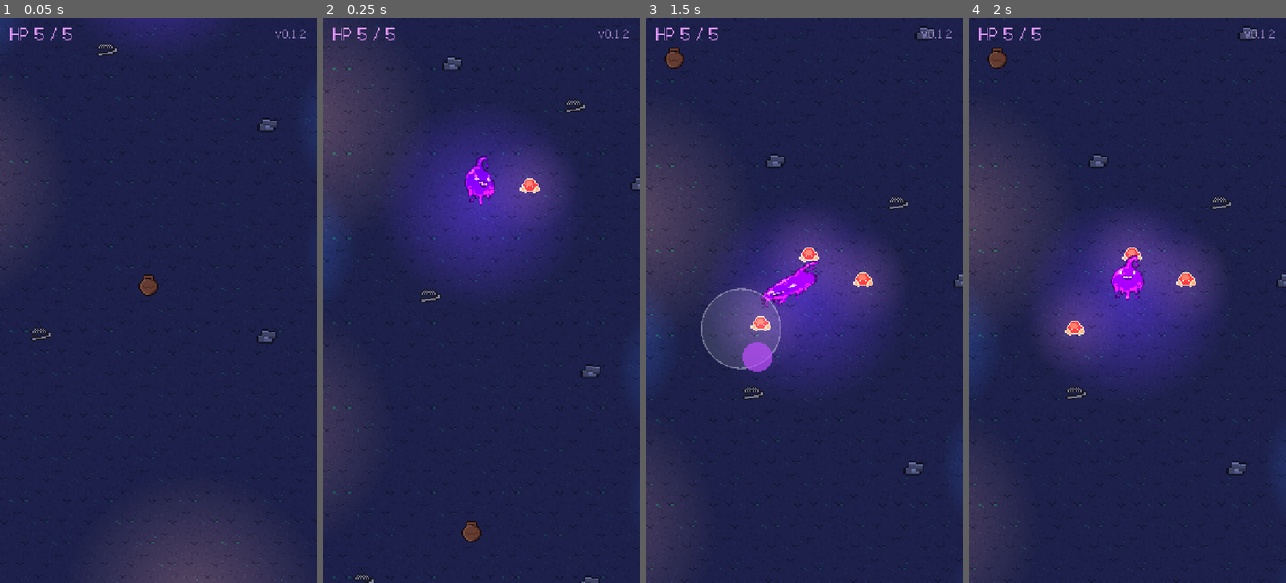
Above: before the commit, frames 1-4 (left to right).
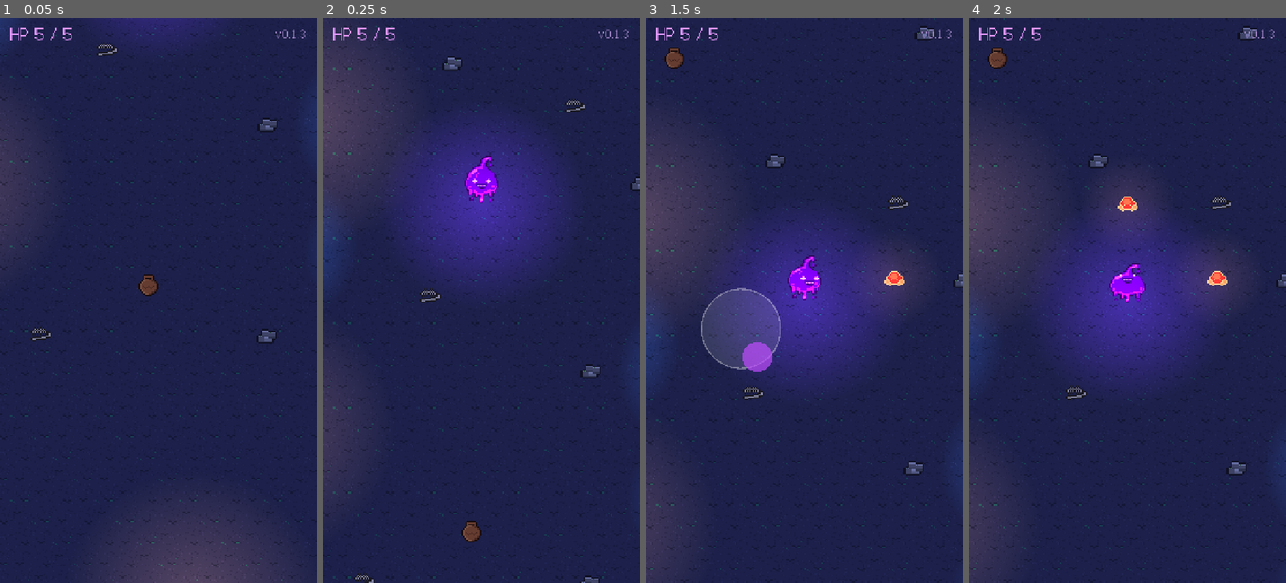
Above: after the commit, the same moments.

Repository: jaehyo-dev/code-red
Game: Godot game, scene res://tools/capture/capture.tscn
The game is run twice, just before and just after one commit, with the same random seed, the same clock (stepped at 60 frames per second) and the same inputs. This scene is started directly instead of the project's main scene.
Inputs (mouse positions are in pixels of both pictures, inside the frame that each line leads up to):
- Up to frame 1 (0.05 s): no input
- Up to frame 2 (0.25 s): no input
- Up to frame 3 (1.5 s): move the mouse to (874, 272) at 0.52 s; hold Right (ui_right) 0.53-1.25 s; click (874, 272) at 0.67 s; drag from (741, 328) to (788, 413) at 1.27 s
- Up to frame 4 (2 s): no input

The runs differ from the first frame. In frame 1, less than 0.1% of the frame differs, in the area x 94-97%, y 2-4%; in frame 2, 0.8%; in frame 3, 2.0%; in frame 4, 2.2%, in the area x 27-97%, y 2-58%.

Commit message:
v0.1.3: 사거리 190, 덮치기 안 A/B·히트스톱, 이동 기어가기 리듬
Co-Authored-By: Claude Sonnet 5.5 <noreply@anthropic.com>

Diff:
--- a/project.godot
+++ b/project.godot
@@ -12,7 +12,7 @@
 
 config/name="코드:레드"
 config/description="보라색 슬라임 돌연변이가 무엇이든 삼켜 무기로 쓰는 모바일 웨이브 서바이벌"
-config/version="0.1.2"
+config/version="0.1.3"
 run/main_scene="res://scenes/main.tscn"
 config/features=PackedStringArray("4.7", "GL Compatibility")
 boot_splash/bg_color=Color(0.08, 0.03, 0.12, 1)
--- a/scripts/balance.gd
+++ b/scripts/balance.gd
@@ -26,11 +26,11 @@
 ## 슬라임에게서 이 거리 이상 떨어진 곳에서 나타남
 const ENEMY_SPAWN_MIN_DIST := 520.0
 
-# --- 몸 공격 (덮치기): 준비(웅크림) → 타격(몸이 쭉 늘어남) → 복귀(눌렸다 튕김) → 쿨다운 ---
-## 가장 가까운 적이 이 거리(슬라임 중심 기준) 안에 들어오면 공격을 시작한다
-const MELEE_RANGE := 130.0
+# --- 몸 공격 (덮치기): 준비(웅크림) → 타격(몸이 늘어나며 튀어나감) → 복귀(눌렸다 튕김) → 쿨다운 ---
+## 가장 가까운 적이 이 거리(슬라임 몸 중심 기준) 안에 들어오면 공격을 시작한다
+const MELEE_RANGE := 190.0
 ## 몸이 닿는 거리. 적의 반지름만큼 더해서 판정한다
-const MELEE_REACH := 130.0
+const MELEE_REACH := 190.0
 ## 타격 부채꼴 절반 각도(도). 덮치는 방향 앞쪽만 맞는다
 const MELEE_HALF_ARC_DEG := 30.0
 const MELEE_DAMAGE := 2
@@ -44,39 +44,56 @@
 const ATTACK_HIT_AT := 0.8
 ## 맞은 적이 하얗게 번쩍이는 시간
 const HIT_FLASH := 0.1
+## 타격 순간 슬라임과 맞은 적이 멈추는 시간 (히트스톱)
+const HITSTOP := 0.05
+## 공격 중(준비~복귀) 이동 속도 배율. 0이면 멈춤. 느려지게 둬서 덮칠 방향은 지키되 조작이 끊기지 않게 한다
+const ATTACK_MOVE_MULT := 0.35
 
 # --- 덮치기 모양 (도트 단위: 슬라임 스프라이트는 26x35도트) ---
+## 덮치기 모양 안: 0 = 안 A(늘어남 위주), 1 = 안 B(짧은 돌진). 이 값 하나로 바꾼다
+const STYLE_STRETCH := 0
+const STYLE_HOP := 1
+const ATTACK_STYLE := STYLE_HOP
 ## 슬라임 몸의 반 크기 (도트, 몸 중심은 위에서 18번째 줄)
 const SLIME_HALF := Vector2(13.0, 18.0)
-## 덮칠 때 뒤쪽 끝을 고정하고 앞쪽 끝이 닿는 거리 (슬라임 중심에서, 도트)
-const LUNGE_TIP_DOTS := 40.0
-const LUNGE_MAX_STRETCH := 2.6
+## 슬라임 발(노드 위치)에서 몸 중심까지의 높이 (픽셀). 사거리·조준은 몸 중심 기준이다
+const BODY_CENTER_Y := 51.0
+## 덮칠 때 몸의 앞쪽 끝이 닿는 거리 (몸 중심에서, 도트): 사거리 끝의 적 가장자리에 살짝 겹침
+const LUNGE_TIP_DOTS := (MELEE_RANGE - ENEMY_RADIUS) / 3.0 + 1.0
 ## 늘어난 만큼 옆이 가늘어지는 정도 (1 = 넓이 보존, 0 = 안 가늘어짐)
 const LUNGE_VOLUME := 0.7
-## 웅크릴 때 덮칠 방향 길이 (1보다 작을수록 납작)
-const CROUCH_LENGTH := 0.78
+## 안 A: 최대 늘어남 배율 / 웅크릴 때 길이 / 웅크릴 때 뒤로 물러나는 도트. 모자란 거리는 몸이 앞으로 밀려 채움
+const A_MAX_STRETCH := 1.9
+const A_CROUCH := 0.78
+const A_PULLBACK := 6.0
+## 안 B: 앞으로 튀어나가는 도트(23도트 = 약 70픽셀) / 웅크릴 때 길이 / 뒤로 물러나는 도트. 늘어남은 남는 거리만큼만
+const B_HOP_DOTS := 23.0
+const B_CROUCH := 0.88
+const B_PULLBACK := 2.0
 
 # --- 슬라임 모션 (늘어남·찌그러짐 비율. 0.2 = 20%) ---
 const BREATH_SPEED := 2.6
 const BREATH_AMOUNT := 0.04
-## 이동 방향으로 늘어나는 정도 / 수직으로 줄어드는 정도
-const MOVE_STRETCH := 0.18
-const MOVE_SQUASH := 0.10
 ## 이동 속도를 따라가는 부드러움 (클수록 빨리 따라감)
+const MOVE_FOLLOW := 10.0
 ## 가속·감속(관성)이 변형에 미치는 정도
-const MOVE_INERTIA := 0.015
-const MOVE_FOLLOW := 10.0
-## 이동 방향으로 몸이 기우는 정도 (위쪽이 옆으로 밀리는 비율)
-const MOVE_LEAN := 0.10
+const MOVE_INERTIA := 0.008
+## 이동 방향으로 몸이 기우는 정도 (위쪽이 옆으로 밀리는 비율, 속도에 비례)
+const MOVE_LEAN := 0.08
 ## 머리 위 곡선이 이동 반대쪽으로 끌려오는 정도와 그 스프링
 const CREST_DRAG := 0.35
 const CREST_STIFFNESS := 140.0
-const CREST_DAMPING := 7.0
+const CREST_DAMPING := 18.0
+## 이동 리듬(기어가기): 최대 속도에서 한 주기 시간(초). 속도가 느리면 주기가 길어진다
+const GAIT_PERIOD := 0.35
+## 최대 속도에서 이동 방향 길이가 변하는 비율(±), 몸 중심이 앞뒤로 움직이는 도트. 둘 다 속도의 제곱에 비례해 작은 입력엔 거의 안 움직인다
+const GAIT_STRETCH := 0.20
+const GAIT_SHIFT := 3.0
 ## 늘어남·찌그러짐 스프링: 강성, 감쇠 (감쇠가 작을수록 많이 출렁임)
 const SPRING_STIFFNESS := 220.0
-const SPRING_DAMPING := 14.0
+const SPRING_DAMPING := 22.0
 ## 맞았을 때 스프링에 주는 충격 (옆으로 퍼지고 납작해짐)
-const HIT_KICK := Vector2(9.0, -9.0)
+const HIT_KICK := Vector2(11.0, -11.0)
 const PLAYER_FLASH := 0.12
 
 # --- 얼굴 (눈·입 레이어가 바라보는 쪽으로 쏠림) ---
--- a/scripts/game/enemy.gd
+++ b/scripts/game/enemy.gd
@@ -9,6 +9,7 @@
 var hp := Balance.ENEMY_HP
 var _sprite: Sprite2D
 var _flash := 0.0
+var _stop := 0.0  # 히트스톱 남은 시간
 
 
 func _ready() -> void:
@@ -20,6 +21,9 @@
 
 
 func _process(delta: float) -> void:
+	if _stop > 0.0:  # 맞은 순간 잠깐 멈춤 (번쩍임도 같이 멈춰 보임)
+		_stop -= delta
+		return
 	_flash = maxf(0.0, _flash - delta)
 	_sprite.modulate = Color(2.5, 2.5, 2.5) if _flash > 0.0 else Color.WHITE
 	if target == null or target.dead:
@@ -34,6 +38,7 @@
 func take_damage(amount: int, from_dir := Vector2.ZERO) -> void:
 	hp -= amount
 	_flash = Balance.HIT_FLASH
+	_stop = Balance.HITSTOP
 	position += from_dir * Balance.MELEE_KNOCKBACK
 	if hp <= 0:
 		died.emit()
--- a/scripts/game/player.gd
+++ b/scripts/game/player.gd
@@ -18,7 +18,9 @@
 var _motion := SlimeMotion.new()
 var _face := SlimeFace.new()
 var _has_target := false
-var _peak := 1.0  # 이번 덮치기의 최대 늘어남 배율
+var _peak := Vector2(1.0, 0.0)  # 이번 덮치기의 최대 (늘어남 배율, 밀림 도트)
+var _stop := 0.0  # 히트스톱 남은 시간
+var _eff_move := Vector2.ZERO  # 공격 중 느려진 이동 입력
 # 슬라임은 SubViewport에 도트 크기로 그린 뒤 3배로 키워 보여 준다:
 # 늘이고 기울여도 도트가 항상 3x3 픽셀 격자로 보이게 하기 위해서다.
 var _view: SubViewport
@@ -54,7 +56,7 @@
 	_eyes = _layer("slime_eyes", top_left)
 	_face_node.add_child(_eyes)
 	_face_node.add_child(_layer("slime_mouth", top_left))
-	_rig.add_child(_face_node)
+	_view.add_child(_face_node)  # 몸과 따로 둬서 몸이 늘어나도 얼굴은 안 찌그러지고 몸 중간에 보인다
 	_image = Sprite2D.new()
 	_image.texture = _view.get_texture()
 	_image.scale = Vector2(SCALE, SCALE)
@@ -76,6 +78,9 @@
 func _process(delta: float) -> void:
 	if dead:
 		return
+	if _stop > 0.0:  # 히트스톱: 타격 순간 잠깐 멈춤
+		_stop -= delta
+		return
 	_invuln = maxf(0.0, _invuln - delta)
 	_flash = maxf(0.0, _flash - delta)
 	# 피격: 번쩍임, 이후 무적 시간 동안 반투명 깜빡임
@@ -83,18 +88,25 @@
 		_image.modulate = Color(2.5, 2.5, 2.5)
 	else:
 		_image.modulate = Color(1, 1, 1, 0.5 if _invuln > 0.0 and int(_invuln * 14.0) % 2 == 1 else 1.0)
-	position = arena.clamp_inside(position + move_input * Balance.PLAYER_SPEED * delta, Balance.PLAYER_RADIUS)
+	# 공격 중에는 느리게 움직여서 덮칠 방향이 흐트러지지 않게 한다
+	_eff_move = move_input * (1.0 if _attack.phase == AttackCycle.Phase.IDLE else Balance.ATTACK_MOVE_MULT)
+	position = arena.clamp_inside(position + _eff_move * Balance.PLAYER_SPEED * delta, Balance.PLAYER_RADIUS)
 	_update_attack(delta)
 	_pose_body(delta)
 
 
+## 몸 중심 (사거리·조준·타격 기준)
+func _center() -> Vector2:
+	return position + Vector2(0, -Balance.BODY_CENTER_Y)
+
+
 func _update_attack(delta: float) -> void:
 	var points: Array = get_tree().get_nodes_in_group("enemies").map(func(e: Node2D): return e.position)
-	var target: Variant = Targeting.nearest(position, points, Balance.MELEE_RANGE)
+	var target: Variant = Targeting.nearest(_center(), points, Balance.MELEE_RANGE)
 	_has_target = target != null
 	# 준비 중에는 가장 가까운 적을 따라 조준하고, 타격이 시작되면 방향을 고정한다
 	if target != null and _attack.phase in [AttackCycle.Phase.IDLE, AttackCycle.Phase.WINDUP]:
-		_aim = (target - position).angle()
+		_aim = (target - _center()).angle()
 		_peak = LungePose.peak_for(Vector2.from_angle(_aim))
 	if _attack.update(delta, target != null):
 		_strike()
@@ -104,20 +116,23 @@
 func _strike() -> void:
 	var dir := Vector2.from_angle(_aim)
 	for e: Enemy in get_tree().get_nodes_in_group("enemies"):
-		if Targeting.in_cone(position, dir, e.position, Balance.MELEE_REACH + Balance.ENEMY_RADIUS, deg_to_rad(Balance.MELEE_HALF_ARC_DEG)):
+		if Targeting.in_cone(_center(), dir, e.position, Balance.MELEE_REACH + Balance.ENEMY_RADIUS, deg_to_rad(Balance.MELEE_HALF_ARC_DEG)):
 			e.take_damage(Balance.MELEE_DAMAGE, dir)
+			_stop = Balance.HITSTOP
 
 
-## 몸 모양: 이동 늘어남·기울기 → 덮치기 늘어남(방향) 순으로 겹쳐 적용하고, 얼굴·머리 곡선을 옮긴다
+## 몸 모양: 이동 늘어남·기울기 → 이동 리듬 → 덮치기(늘어남+밀림) 순으로 겹쳐 적용하고, 얼굴·머리 곡선을 옮긴다
 func _pose_body(delta: float) -> void:
-	var sc := _motion.update(delta, move_input)
+	var sc := _motion.update(delta, _eff_move)
 	var feet := Vector2(0, Balance.SLIME_HALF.y - 1.0)  # 발 기준으로 늘어나고 줄어든다
 	var t := Transform2D(Vector2(sc.x, 0), Vector2(-_motion.lean() * sc.y, sc.y), Vector2.ZERO)
 	t.origin = feet - t.basis_xform(feet)
+	var body := _motion.gait_transform() * t
 	if _attack.phase != AttackCycle.Phase.IDLE:
-		var k := LungePose.length(_attack.phase, _attack.progress(), _peak)
-		t = LungePose.transform(Vector2.from_angle(_aim), k) * t
-	_rig.transform = Transform2D(0.0, Vector2(VIEW_DOTS, VIEW_DOTS) / 2.0) * t
+		var p := LungePose.pose(_attack.phase, _attack.progress(), _peak)
+		body = LungePose.transform(Vector2.from_angle(_aim), p.x, p.y) * body
+	var center := Transform2D(0.0, Vector2(VIEW_DOTS, VIEW_DOTS) / 2.0)
+	_rig.transform = center * body
 	_crest.transform = Transform2D(Vector2.RIGHT, Vector2(-_motion.crest_shear(), 1.0), _crest.position)
 	# 얼굴: 공격 중이면 대상 쪽, 아니면 이동 방향을 본다 (공격은 얼굴이 먼저 돌아간 뒤 덮친다)
 	var look := Vector2.ZERO
@@ -126,7 +141,9 @@
 	elif move_input.length() > 0.15:
 		look = move_input.normalized()
 	_face.update(delta, look)
-	_face_node.position = Vector2(_face.offset())
+	# 얼굴은 늘어난 몸의 중간으로 옮기되 모양은 이동 모션만 받는다 (도트 격자에 맞춰 반올림)
+	var mid := (body * Vector2.ZERO).round()
+	_face_node.transform = center * Transform2D(t.x, t.y, mid + Vector2(_face.offset()))
 	_eyes.texture = EYES_SMALL if _face.small_eyes() else EYES
 
 
--- a/scripts/logic/lunge_pose.gd
+++ b/scripts/logic/lunge_pose.gd
@@ -1,7 +1,12 @@
 class_name LungePose
 extends RefCounted
-## 덮치기 모양 계산 (화면과 분리). 몸을 덮칠 방향으로 늘이되 뒤쪽 끝은 고정하고, 늘어난 만큼 옆은 가늘어진다.
-## 좌표는 슬라임 몸 중심 기준 도트 단위.
+## 덮치기 모양 계산 (화면과 분리). 좌표는 슬라임 몸 중심 기준 도트 단위.
+## 모양은 (길이 배율 k, 앞으로 밀리는 도트 shift) 두 값으로 정한다. 뒤쪽 끝에서 k배 늘이고 몸을 shift만큼 민다.
+## 안 A(STYLE_STRETCH): 늘어남 위주, 몸이 뒤로 물러났다 늘어나며 나가고 모자란 거리만 밀림.
+## 안 B(STYLE_HOP): 짧은 돌진, 몸이 B_HOP_DOTS만큼 튀어나가고 늘어남은 적당히.
+
+## 쓰는 안. 기본은 Balance.ATTACK_STYLE (캡처 장면이 바꿔 가며 쓴다)
+static var style := Balance.ATTACK_STYLE
 
 
 ## dir 방향으로 몸 중심에서 몸 가장자리까지의 거리 (타원 근사)
@@ -10,22 +15,33 @@
 	return 1.0 / sqrt(pow(dir.x / h.x, 2) + pow(dir.y / h.y, 2))
 
 
-## 앞쪽 끝이 LUNGE_TIP_DOTS에 닿도록 하는 최대 늘어남 배율 (뒤쪽 끝 고정이라 tip = r * (2k - 1))
-static func peak_for(dir: Vector2) -> float:
-	return clampf((Balance.LUNGE_TIP_DOTS / body_radius(dir) + 1.0) * 0.5, 1.2, Balance.LUNGE_MAX_STRETCH)
+## 이번 덮치기의 최대치 Vector2(k, shift). 앞쪽 끝이 LUNGE_TIP_DOTS에 닿도록 (tip = shift + r * (2k - 1)).
+static func peak_for(dir: Vector2) -> Vector2:
+	var r := body_radius(dir)
+	var tip := Balance.LUNGE_TIP_DOTS
+	var shift := Balance.B_HOP_DOTS if style == Balance.STYLE_HOP else maxf(0.0, tip - r * (2.0 * Balance.A_MAX_STRETCH - 1.0))
+	return Vector2(clampf(((tip - shift) / r + 1.0) * 0.5, 1.2, 2.4), shift)
 
 
-## 단계와 진행도(0~1)에 따른 덮칠 방향 길이 배율.
-## 준비: 1 → 웅크림 / 타격: 웅크림 → peak (빠르게 쭉) / 복귀: peak → 눌림(1 미만) → 탄성으로 1
-static func length(phase: int, progress: float, peak: float) -> float:
+## 단계와 진행도(0~1)에 따른 Vector2(길이 배율, 밀림 도트). peak는 peak_for() 값.
+## 준비: 웅크리며 뒤로 물러남 / 타격: 쭉 나감 / 복귀: 닿은 뒤 눌렸다 탄성으로 제자리
+static func pose(phase: int, progress: float, peak: Vector2) -> Vector2:
+	var hop := style == Balance.STYLE_HOP
+	var crouch := Balance.B_CROUCH if hop else Balance.A_CROUCH
+	var pull := -(Balance.B_PULLBACK if hop else Balance.A_PULLBACK)
 	match phase:
 		AttackCycle.Phase.WINDUP:
-			return lerpf(1.0, Balance.CROUCH_LENGTH, ease(progress, 0.4))
+			var e := ease(progress, 0.4)
+			return Vector2(lerpf(1.0, crouch, e), pull * e)
 		AttackCycle.Phase.STRIKE:
-			return lerpf(Balance.CROUCH_LENGTH, peak, ease(progress, 0.35))
+			# 안 B는 몸이 먼저 튀어나가고, 안 A는 먼저 늘어난 뒤 몸이 따라 밀림
+			var ek := ease(progress, 0.5 if hop else 0.35)
+			var es := ease(progress, 0.3 if hop else 2.0)
+			return Vector2(lerpf(crouch, peak.x, ek), lerpf(pull, peak.y, es))
 		AttackCycle.Phase.RECOVER:
-			return 1.0 + (peak - 1.0) * cos(progress * TAU) * pow(1.0 - progress, 3.0)
-	return 1.0
+			var k := 1.0 + (peak.x - 1.0) * cos(progress * TAU) * pow(1.0 - progress, 3.0)
+			return Vector2(k, peak.y * pow(1.0 - progress, 2.0))
+	return Vector2(1.0, 0.0)
 
 
 ## 늘어난 길이 k에 맞는 옆 방향 배율 (부피가 보존되는 느낌)
@@ -33,12 +49,12 @@
 	return pow(k, -Balance.LUNGE_VOLUME)
 
 
-## dir 방향으로 k배 늘이는 변환. 몸 뒤쪽 가장자리를 고정점으로 한다.
-static func transform(dir: Vector2, k: float) -> Transform2D:
+## dir 방향으로 k배 늘이고 shift만큼 미는 변환. 늘어날 때 몸 뒤쪽 가장자리를 고정점으로 한다.
+static func transform(dir: Vector2, k: float, shift := 0.0) -> Transform2D:
 	var n := Vector2(-dir.y, dir.x)
 	var w := width(k)
 	var pivot := -dir * body_radius(dir)
 	var x_axis := dir * (k * dir.x) + n * (w * n.x)
 	var y_axis := dir * (k * dir.y) + n * (w * n.y)
-	var origin := pivot - (x_axis * pivot.x + y_axis * pivot.y)
+	var origin := pivot - (x_axis * pivot.x + y_axis * pivot.y) + dir * shift
 	return Transform2D(x_axis, y_axis, origin)
--- a/scripts/logic/slime_motion.gd
+++ b/scripts/logic/slime_motion.gd
@@ -1,7 +1,7 @@
 class_name SlimeMotion
 extends RefCounted
 ## 슬라임 몸의 늘어남·찌그러짐 계산 (화면과 분리). update()가 스프라이트에 곱할 scale을 돌려준다.
-## 숨쉬기 + 이동 늘어남(스프링이라 멈출 때 찌그러졌다 복귀) + 이동 기울기 + 머리 곡선 끌림 + 피격 충격.
+## 숨쉬기 + 이동 리듬(gait_transform: 앞이 먼저 나가고 뒤가 따라붙는 기어가기) + 가감속 스프링 + 기울기 + 머리 곡선 끌림 + 피격 충격.
 ## 공격(덮치기) 모양은 LungePose가 맡는다.
 
 var _time := 0.0
@@ -10,6 +10,7 @@
 var _off_v := Vector2.ZERO
 var _crest := 0.0  # 머리 곡선 기울기 (위쪽이 옆으로 밀리는 비율)
 var _crest_v := 0.0
+var _gait := 0.0  # 이동 리듬 위상 (0~1 주기)
 
 
 ## move: 이동 입력(길이 0~1)
@@ -19,18 +20,13 @@
 	var old_vel := _vel
 	_vel = _vel.lerp(move, 1.0 - exp(-Balance.MOVE_FOLLOW * delta))
 	var accel := (_vel - old_vel) / delta
-	# 방향이 갑자기 바뀌어도 _vel이 0을 지나며 이어지므로 늘어남이 자연스럽게 바뀐다
-	var ax := absf(_vel.x)
-	var ay := absf(_vel.y)
-	var target := Vector2(
-		Balance.MOVE_STRETCH * ax - Balance.MOVE_SQUASH * ay,
-		Balance.MOVE_STRETCH * ay - Balance.MOVE_SQUASH * ax)
-	# 관성: 멈추거나 꺾을 때 진행 방향이 눌리고 옆으로 퍼진다 (스프링이 출렁이며 복귀)
-	target += Balance.MOVE_INERTIA * (accel - Vector2(absf(accel.y), absf(accel.x)) * 0.6)
+	_gait = fposmod(_gait + _vel.length() / Balance.GAIT_PERIOD * delta, 1.0)  # 느리면 주기가 길어짐
+	# 관성: 멈추거나 꺾을 때 진행 방향이 눌리고 옆으로 퍼진다 (스프링이 복귀)
+	var target := Balance.MOVE_INERTIA * (accel - Vector2(absf(accel.y), absf(accel.x)) * 0.6)
 	_off_v += ((target - _off) * Balance.SPRING_STIFFNESS - _off_v * Balance.SPRING_DAMPING) * delta
 	_off += _off_v * delta
 	# 머리 곡선: 이동 반대쪽으로 끌려오고, 가속할 때 더 뒤처졌다가 출렁이며 돌아온다
-	_crest_v += ((-_vel.x * Balance.CREST_DRAG - _crest) * Balance.CREST_STIFFNESS - _crest_v * Balance.CREST_DAMPING - accel.x * 0.04) * delta
+	_crest_v += ((-_vel.x * _vel.length() * Balance.CREST_DRAG - _crest) * Balance.CREST_STIFFNESS - _crest_v * Balance.CREST_DAMPING - accel.x * 0.04) * delta
 	_crest += _crest_v * delta
 	var breath := sin(_time * Balance.BREATH_SPEED) * Balance.BREATH_AMOUNT
 	var total := _off + Vector2(-breath * 0.5, breath)
@@ -42,9 +38,22 @@
 	_off_v += Balance.HIT_KICK
 
 
-## 이동 방향으로 몸이 기우는 정도 (위쪽이 옆으로 밀리는 비율)
+## 이동 리듬 변형 (몸 중심 기준, 도트). 이동 방향 길이가 늘었다 줄고 몸 중심이 앞뒤로 흔들려서,
+## 앞쪽 끝이 먼저 나가고 뒤쪽 끝이 따라붙는다. 크기는 속도의 제곱에 비례해 조이스틱을 살짝 밀면 거의 안 변한다.
+func gait_transform() -> Transform2D:
+	var s := _vel.length()
+	if s < 0.02:
+		return Transform2D.IDENTITY
+	var d := _vel / s
+	var n := Vector2(-d.y, d.x)
+	var k := 1.0 + Balance.GAIT_STRETCH * s * s * cos(TAU * _gait)
+	var w := 1.0 / k
+	return Transform2D(d * (k * d.x) + n * (w * n.x), d * (k * d.y) + n * (w * n.y), d * (Balance.GAIT_SHIFT * s * s * sin(TAU * _gait)))
+
+
+## 이동 방향으로 몸이 기우는 정도 (위쪽이 옆으로 밀리는 비율). 속도에 비례.
 func lean() -> float:
-	return _vel.x * Balance.MOVE_LEAN
+	return _vel.x * _vel.length() * Balance.MOVE_LEAN
 
 
 ## 머리 위 곡선의 기울기 (위쪽이 옆으로 밀리는 비율). 이동 반대쪽으로 끌린다.
--- a/tests/test_motion.gd
+++ b/tests/test_motion.gd
@@ -57,20 +57,71 @@
 	assert_true(hi < 1.1 and lo > 0.9, "너무 크게 흔들리지 않음")
 
 
-func test_이동하면_가로로_늘어나고_멈추면_찌그러졌다_복귀() -> void:
-	var m := SlimeMotion.new()
-	var widest := 0.0
-	for i in 60:
-		widest = maxf(widest, m.update(DT, Vector2.RIGHT).x)
-	assert_true(widest > 1.12, "진행 방향(가로)으로 늘어남 %f" % widest)
-	var narrowest := 9.0
-	for i in 40:  # 멈춘 뒤: 스프링이 반대로 출렁인다 (가로가 1보다 줄어듦)
-		narrowest = minf(narrowest, m.update(DT, Vector2.ZERO).x)
-	assert_true(narrowest < 0.99, "멈출 때 찌그러짐 %f" % narrowest)
-	var s := Vector2.ZERO
-	for i in 300:
-		s = m.update(DT, Vector2.ZERO)
-	assert_true(absf(s.x - 1.0) < 0.05, "다시 원래 크기로 복귀 %f" % s.x)
+## 오른쪽 이동의 리듬 변형을 프레임별로 모은다: [길이 배율, 앞쪽 끝 x, 뒤쪽 끝 x]
+func _gait_run(m: SlimeMotion, input: Vector2, frames: int) -> Array:
+	var out: Array = []
+	for i in frames:
+		m.update(DT, input)
+		var t := m.gait_transform()
+		out.append([t.x.x, (t * Vector2(13, 0)).x, (t * Vector2(-13, 0)).x])
+	return out
+
+
+func _crossings(rows: Array, from: int) -> int:
+	var n := 0
+	for i in range(from + 1, rows.size()):
+		if rows[i - 1][0] < 1.0 and rows[i][0] >= 1.0:
+			n += 1
+	return n
+
+
+func _peak_dev(rows: Array) -> float:
+	var d := 0.0
+	for r in rows:
+		d = maxf(d, absf(r[0] - 1.0))
+	return d
+
+
+func test_최고속도에서_이동_리듬은_약_0점35초_주기로_늘었다_줄었다() -> void:
+	var rows := _gait_run(SlimeMotion.new(), Vector2.RIGHT, 180)
+	# 60프레임 이후 2초 동안 약 5.7주기
+	var cycles := _crossings(rows, 60)
+	assert_true(cycles >= 5 and cycles <= 6, "2초에 5~6주기 %d" % cycles)
+	assert_true(_peak_dev(rows) > 0.15 and _peak_dev(rows) < 0.25, "길이가 ±20%% 안팎 %f" % _peak_dev(rows))
+
+
+func test_속도가_느리면_주기는_길고_크기는_작음() -> void:
+	var full := _peak_dev(_gait_run(SlimeMotion.new(), Vector2.RIGHT, 180))
+	var half_rows := _gait_run(SlimeMotion.new(), Vector2.RIGHT * 0.5, 180)
+	assert_true(_peak_dev(half_rows) < full * 0.5, "절반 속도: 변형이 절반 아래 %f" % _peak_dev(half_rows))
+	assert_true(_crossings(half_rows, 60) <= 3, "절반 속도: 주기가 길어짐")
+	assert_true(_peak_dev(_gait_run(SlimeMotion.new(), Vector2.RIGHT * 0.15, 180)) < 0.02, "조이스틱을 살짝 밀면 거의 안 변함")
+
+
+func test_앞쪽_끝이_먼저_나가고_뒤쪽_끝이_따라붙음() -> void:
+	var rows := _gait_run(SlimeMotion.new(), Vector2.RIGHT, 240)
+	var f := -1
+	var r := -1
+	for i in range(120, 238):
+		if f < 0 and rows[i][1] > rows[i - 1][1] and rows[i][1] > rows[i + 1][1]:
+			f = i
+		if f >= 0 and r < 0 and rows[i][2] > rows[i - 1][2] and rows[i][2] > rows[i + 1][2]:
+			r = i
+	assert_true(f > 0 and r > f and r - f <= 12, "앞쪽 끝 최대(%d) 다음에 뒤쪽 끝 최대(%d)" % [f, r])
+
+
+func test_멈추면_출렁임_없이_깔끔하게_복귀() -> void:
+	var m := SlimeMotion.new()
+	_gait_run(m, Vector2.RIGHT, 90)
+	var lowest := 9.0
+	for i in 60:  # 멈춘 직후 1초: 숨쉬기(±4%)보다 크게 눌리지 않음
+		var s := m.update(DT, Vector2.ZERO)
+		lowest = minf(lowest, minf(s.x, s.y))
+	assert_true(lowest > 0.9, "멈출 때 크게 찌그러지지 않음 %f" % lowest)
+	for i in 120:
+		m.update(DT, Vector2.ZERO)
+	assert_true(m.gait_transform() == Transform2D.IDENTITY or absf(m.gait_transform().x.x - 1.0) < 0.005, "리듬 변형이 사라짐")
+	assert_true(absf(m.lean()) < 0.005, "곧게 복귀")
 
 
 func test_방향이_갑자기_바뀌어도_프레임마다_크게_튀지_않음() -> void:
@@ -100,32 +151,45 @@
 	assert_true(absf(m.lean()) < 0.01 and absf(m.crest_shear()) < 0.01, "멈추면 곧게 복귀")
 
 
-func test_덮치기_길이는_웅크림_늘어남_눌림_복귀_순서() -> void:
-	var peak := 2.0
-	var crouch := LungePose.length(AttackCycle.Phase.WINDUP, 1.0, peak)
-	assert_true(crouch < 0.85, "웅크리면 방향 길이가 줄어듦 %f" % crouch)
-	assert_eq(LungePose.length(AttackCycle.Phase.STRIKE, 0.0, peak), crouch, "웅크림에서 이어짐")
-	assert_true(is_equal_approx(LungePose.length(AttackCycle.Phase.STRIKE, 1.0, peak), peak), "타격 끝에 최대")
-	assert_true(is_equal_approx(LungePose.length(AttackCycle.Phase.RECOVER, 0.0, peak), peak), "복귀는 최대에서 시작")
-	var lowest := 9.0
-	for i in 101:
-		lowest = minf(lowest, LungePose.length(AttackCycle.Phase.RECOVER, i / 100.0, peak))
-	assert_true(lowest < 0.95 and lowest > 0.7, "닿은 뒤 살짝 눌림 %f" % lowest)
-	assert_true(is_equal_approx(LungePose.length(AttackCycle.Phase.RECOVER, 1.0, peak), 1.0), "원래 길이로 복귀")
-	assert_eq(LungePose.length(AttackCycle.Phase.IDLE, 0.0, peak), 1.0)
-
-
-func test_늘어난_만큼_옆은_가늘어지고_뒤쪽_끝은_고정_앞쪽_끝은_사거리에_닿음() -> void:
-	for dir: Vector2 in [Vector2.RIGHT, Vector2.LEFT, Vector2.UP, Vector2.DOWN, Vector2(1, 1).normalized()]:
-		var k := LungePose.peak_for(dir)
-		var t := LungePose.transform(dir, k)
-		var r := LungePose.body_radius(dir)
-		assert_true((t * (-dir * r)).distance_to(-dir * r) < 0.001, "뒤쪽 끝 고정 %s" % dir)
-		var tip := (t * (dir * r)).dot(dir)
-		assert_true(absf(tip - Balance.LUNGE_TIP_DOTS) < 0.5 or k == Balance.LUNGE_MAX_STRETCH or k == 1.2, "앞쪽 끝이 닿는 거리 %s: %f" % [dir, tip])
-		assert_true(LungePose.width(k) < 1.0, "옆은 가늘어짐 %f" % LungePose.width(k))
-		assert_true(t.determinant() > 0.0, "뒤집히지 않음")
+func test_덮치기_두_안_모두_웅크림_늘어남_눌림_복귀_순서() -> void:
+	for st in [Balance.STYLE_STRETCH, Balance.STYLE_HOP]:
+		LungePose.style = st
+		var peak := LungePose.peak_for(Vector2.RIGHT)
+		var crouch := LungePose.pose(AttackCycle.Phase.WINDUP, 1.0, peak)
+		assert_true(crouch.x < 0.95 and crouch.y < 0.0, "웅크리며 뒤로 물러남 %s (안 %d)" % [crouch, st])
+		assert_eq(LungePose.pose(AttackCycle.Phase.STRIKE, 0.0, peak), crouch, "웅크림에서 이어짐")
+		assert_eq(LungePose.pose(AttackCycle.Phase.STRIKE, 1.0, peak), peak, "타격 끝에 최대")
+		assert_eq(LungePose.pose(AttackCycle.Phase.RECOVER, 0.0, peak), peak, "복귀는 최대에서 시작")
+		var lowest := 9.0
+		for i in 101:
+			lowest = minf(lowest, LungePose.pose(AttackCycle.Phase.RECOVER, i / 100.0, peak).x)
+		assert_true(lowest < 0.95 and lowest > 0.7, "닿은 뒤 살짝 눌림 %f" % lowest)
+		var end := LungePose.pose(AttackCycle.Phase.RECOVER, 1.0, peak)
+		assert_true(is_equal_approx(end.x, 1.0) and is_equal_approx(end.y, 0.0), "제자리로 복귀")
+		assert_eq(LungePose.pose(AttackCycle.Phase.IDLE, 0.0, peak), Vector2(1, 0))
+	LungePose.style = Balance.ATTACK_STYLE
+
+
+func test_두_안_모두_앞쪽_끝이_사거리_끝의_적에게_닿고_옆은_가늘어짐() -> void:
+	for st in [Balance.STYLE_STRETCH, Balance.STYLE_HOP]:
+		LungePose.style = st
+		for dir: Vector2 in [Vector2.RIGHT, Vector2.LEFT, Vector2.UP, Vector2.DOWN, Vector2(1, 1).normalized(), Vector2(-1, -2).normalized()]:
+			var peak := LungePose.peak_for(dir)
+			var t := LungePose.transform(dir, peak.x, peak.y)
+			var r := LungePose.body_radius(dir)
+			var tip := (t * (dir * r)).dot(dir)
+			assert_true(absf(tip - Balance.LUNGE_TIP_DOTS) < 0.5, "앞쪽 끝이 목표에 닿음 안%d %s: %f" % [st, dir, tip])
+			assert_true(tip * 3.0 >= Balance.MELEE_RANGE - Balance.ENEMY_RADIUS, "사거리 끝 적의 가장자리까지 닿음")
+			var back := LungePose.transform(dir, peak.x, 0.0) * (-dir * r)
+			assert_true(back.distance_to(-dir * r) < 0.001, "밀림 없이 늘어나면 뒤쪽 끝 고정")
+			assert_true(LungePose.width(peak.x) < 1.0 and t.determinant() > 0.0, "옆은 가늘어지고 뒤집히지 않음")
 	assert_true(is_equal_approx(LungePose.width(1.0), 1.0), "안 늘어나면 그대로")
+	LungePose.style = Balance.STYLE_STRETCH
+	assert_true(LungePose.peak_for(Vector2.RIGHT).x <= Balance.A_MAX_STRETCH + 0.001, "안 A: 늘어남 상한")
+	LungePose.style = Balance.STYLE_HOP
+	var hop_px := LungePose.peak_for(Vector2.RIGHT).y * 3.0
+	assert_true(hop_px >= 60.0 and hop_px <= 80.0, "안 B: 튀어나가는 거리 60~80픽셀 %f" % hop_px)
+	LungePose.style = Balance.ATTACK_STYLE
 
 
 func test_얼굴은_가는_방향으로_쏠리고_위를_보면_눈이_작아짐() -> void:
--- a/tests/test_stage.gd
+++ b/tests/test_stage.gd
@@ -64,12 +64,12 @@
 	await wait_frames()
 	var e: Enemy = get_tree().get_nodes_in_group("enemies")[0]
 	e.target = null
-	e.position = stage.player.position + Vector2(100, 0)
+	e.position = stage.player.position + Vector2(150, -Balance.BODY_CENTER_Y)  # 몸 중심 높이, 사거리 끝 가까이
 	var longest := 0.0
 	for i in 60:
 		await wait_frames()
 		longest = maxf(longest, stage.player._rig.transform.x.length())
-	assert_true(longest > 1.5, "오른쪽 적을 향해 가로로 늘어남 %f" % longest)
+	assert_true(longest > 1.4, "오른쪽 적을 향해 가로로 늘어남 %f" % longest)
 	assert_true(stage.player._face.look.x > 0.9, "얼굴이 적 쪽(오른쪽)을 봄")
 	stage.queue_free()
 
--- a/tools/capture/capture.gd
+++ b/tools/capture/capture.gd
@@ -1,9 +1,11 @@
 extends Node
 ## GIF 캡처용 장면 (게임에는 쓰이지 않음). 정해진 시나리오로 슬라임을 움직이고 공격시킨 뒤 끝낸다.
-## 사용: godot --path . --write-movie out.avi --fixed-fps 30 res://tools/capture/capture.tscn -- attack|turn
-## 그 뒤 ffmpeg로 avi를 GIF로 바꾼다 (tools/capture/README 없이 CLAUDE.md의 화면 확인 규칙을 따름).
+## 사용: godot --path . --write-movie out.avi --fixed-fps 60 res://tools/capture/capture.tscn -- attack [stretch|hop]
+##       (시나리오: attack = 적 3마리 차례로 덮치기, turn = 가만히→출발→방향 전환→멈춤)
+## 도트가 선명하게 찍히도록 실행 전에 프로젝트 폴더에 override.cfg(창 크기 덮어쓰기 해제)를 임시로 만들고, 끝나면 지운다 (tools/capture/run.sh).
+## 그 뒤 ffmpeg로 avi를 GIF로 바꾼다 (보통 속도는 30fps로 줄이고, 0.5배속은 60fps 프레임을 30fps로 틀어 만든다).
 
-const FPS := 30
+const FPS := 60
 var _scenario := "attack"
 var _frame := 0
 var _stage: Stage
@@ -14,6 +16,8 @@
 	var args := OS.get_cmdline_user_args()
 	if args.size() > 0:
 		_scenario = args[0]
+	if args.size() > 1:  # 덮치기 모양 안을 상수 대신 여기서 고른다
+		LungePose.style = Balance.STYLE_STRETCH if args[1] == "stretch" else Balance.STYLE_HOP
 	var main: Node = load("res://scenes/main.tscn").instantiate()
 	add_child(main)
 	_stage = main.get_node("%Stage")
@@ -21,11 +25,13 @@
 	_stage.set_process(false)  # 자동 적 생성과 입력 대신 이 스크립트가 조종한다
 	for e in get_tree().get_nodes_in_group("enemies"):
 		e.queue_free()
-	# 시나리오: [시작 초, 동작]
+	# 시나리오: [시작 초, 동작, 값]. 적 위치는 몸 중심 기준 (사거리 190 안, 가장자리가 닿을 만큼)
+	var c := Vector2(0, -Balance.BODY_CENTER_Y)
 	if _scenario == "attack":
-		_timeline = [[0.3, "enemy", Vector2(110, -40)], [1.5, "enemy", Vector2(-100, 50)], [2.9, "enemy", Vector2(10, -105)]]
+		_timeline = [[0.3, "enemy", c + Vector2(180, 0)], [1.8, "enemy", c + Vector2(0, -170)], [3.3, "enemy", c + Vector2(-150, 40)]]
 	else:
-		_timeline = [[0.4, "move", Vector2.RIGHT], [1.2, "move", Vector2.UP], [2.0, "move", Vector2.LEFT], [2.8, "move", Vector2.DOWN], [3.6, "move", Vector2.ZERO]]
+		# 가만히 → 살짝 밀기 → 최고 속도 → 방향 전환 → 멈춤
+		_timeline = [[0.8, "move", Vector2.RIGHT * 0.3], [1.6, "move", Vector2.RIGHT], [2.5, "move", Vector2.UP], [3.3, "move", Vector2.LEFT], [4.1, "move", Vector2.ZERO]]
 
 
 func _process(_delta: float) -> void:
@@ -39,5 +45,5 @@
 			else:
 				_stage.player.move_input = step[2]
 	_frame += 1
-	if t > (4.6 if _scenario == "turn" else 4.2):
+	if t > (5.8 if _scenario == "turn" else 5.0):
 		get_tree().quit()
Not shown, changed: CHANGELOG.md
Not shown, changed: GAME_SPEC.md
Not shown, changed: PROGRESS.md
Not shown, added: tools/capture/run.sh
